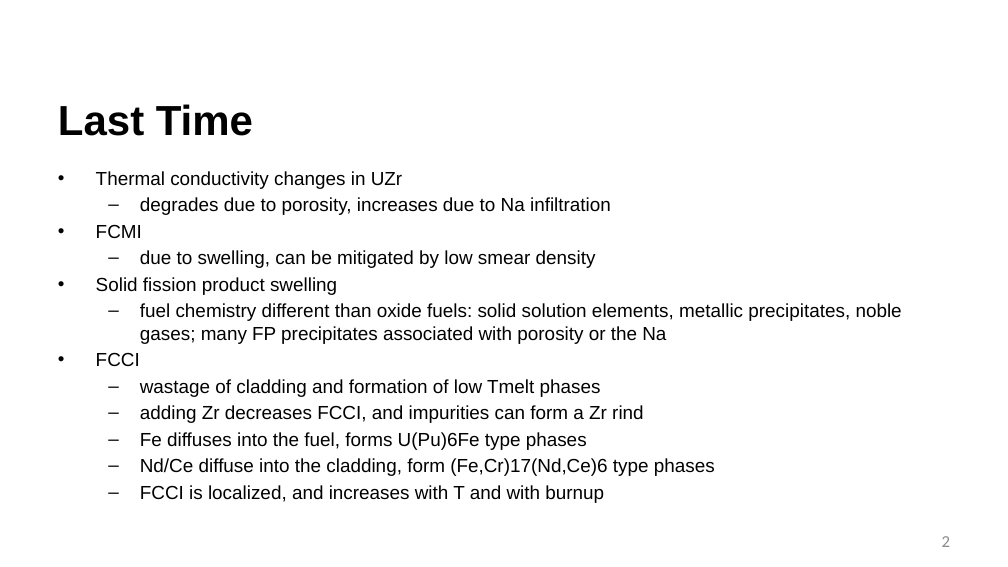
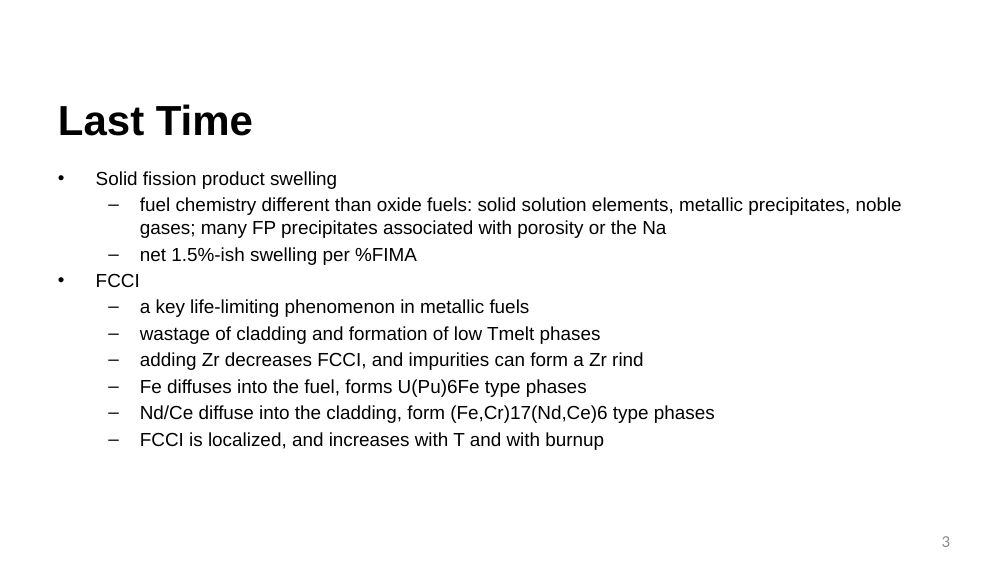
Before and after one commit to benbeeler/TEACHING, a slide deck: slide 3 of Advanced Reactor Materials/Fall2026/Lec11_SFRs.pptx (slide 2 before the commit). Drawn at 1008x567 pixels with LibreOffice and Linux fonts; fonts in the diff are those of the drawing; background and template pictures are left out. Boxes give left, top, right and bottom in pixels: in the first picture for what was removed or moved away, otherwise in the second. Text is boxed around its words. In the diff, an @@ line names an element or a change of style, - is before the commit and + after.

```diff
--- a/Advanced Reactor Materials/Fall2026/Lec11_SFRs.pptx
+++ b/Advanced Reactor Materials/Fall2026/Lec11_SFRs.pptx
@@ text at <box>96,171,611,268</box>: paragraphs removed @@
-• Thermal conductivity changes in UZr
-  – degrades due to porosity, increases due to Na infiltration
-• FCMI
-  – due to swelling, can be mitigated by low smear density
@@ text at <box>140,247,417,265</box>: paragraph added @@
+  – net 1.5%-ish swelling per %FIMA
@@ text at <box>140,299,530,317</box>: paragraph added @@
+  – a key life-limiting phenomenon in metallic fuels
@@ page number at <box>942,536,950,547</box>: text changed @@
-2
+3
```
Also in this commit, not shown: 9 other slides changed, 3 slides added, 12 other files.
